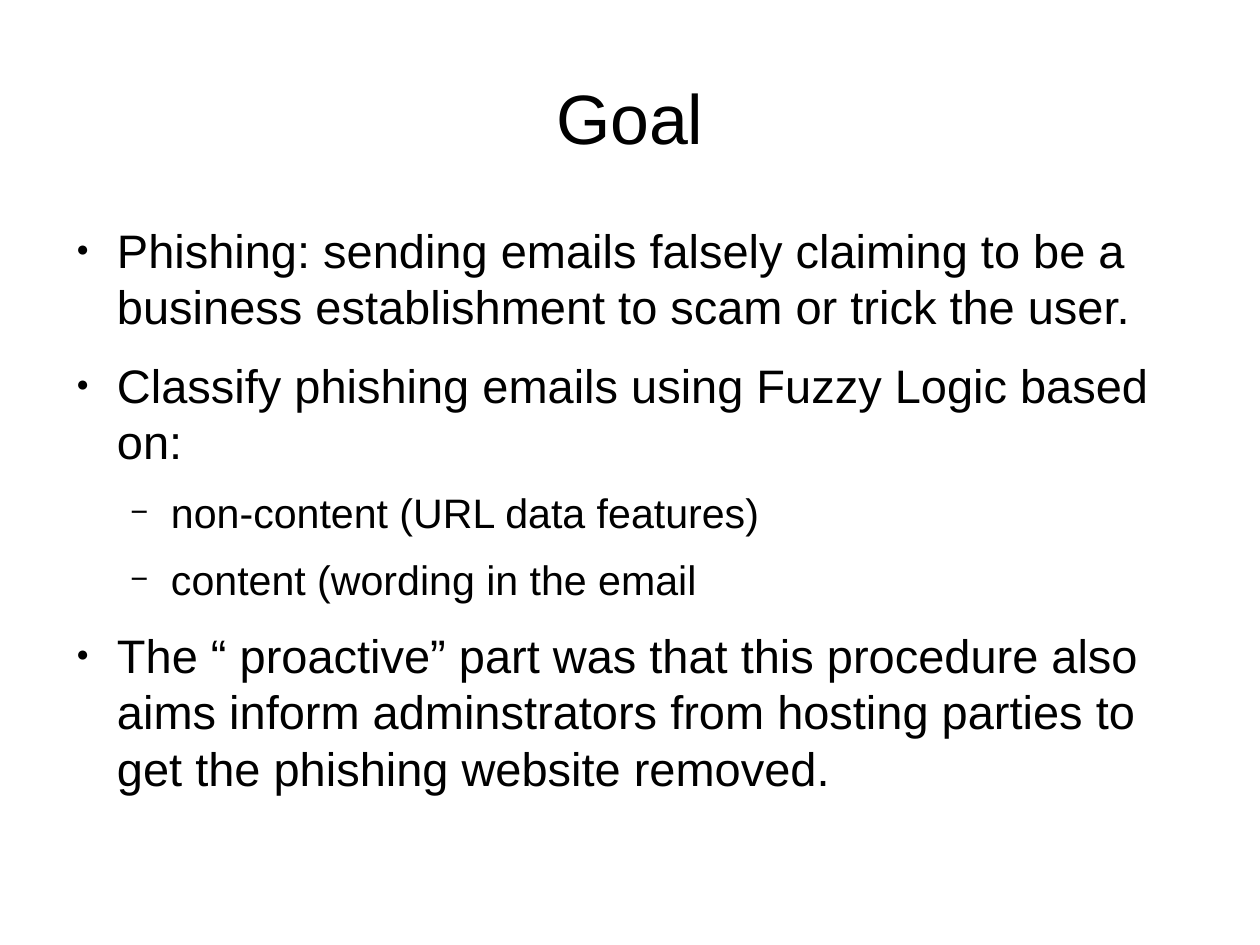
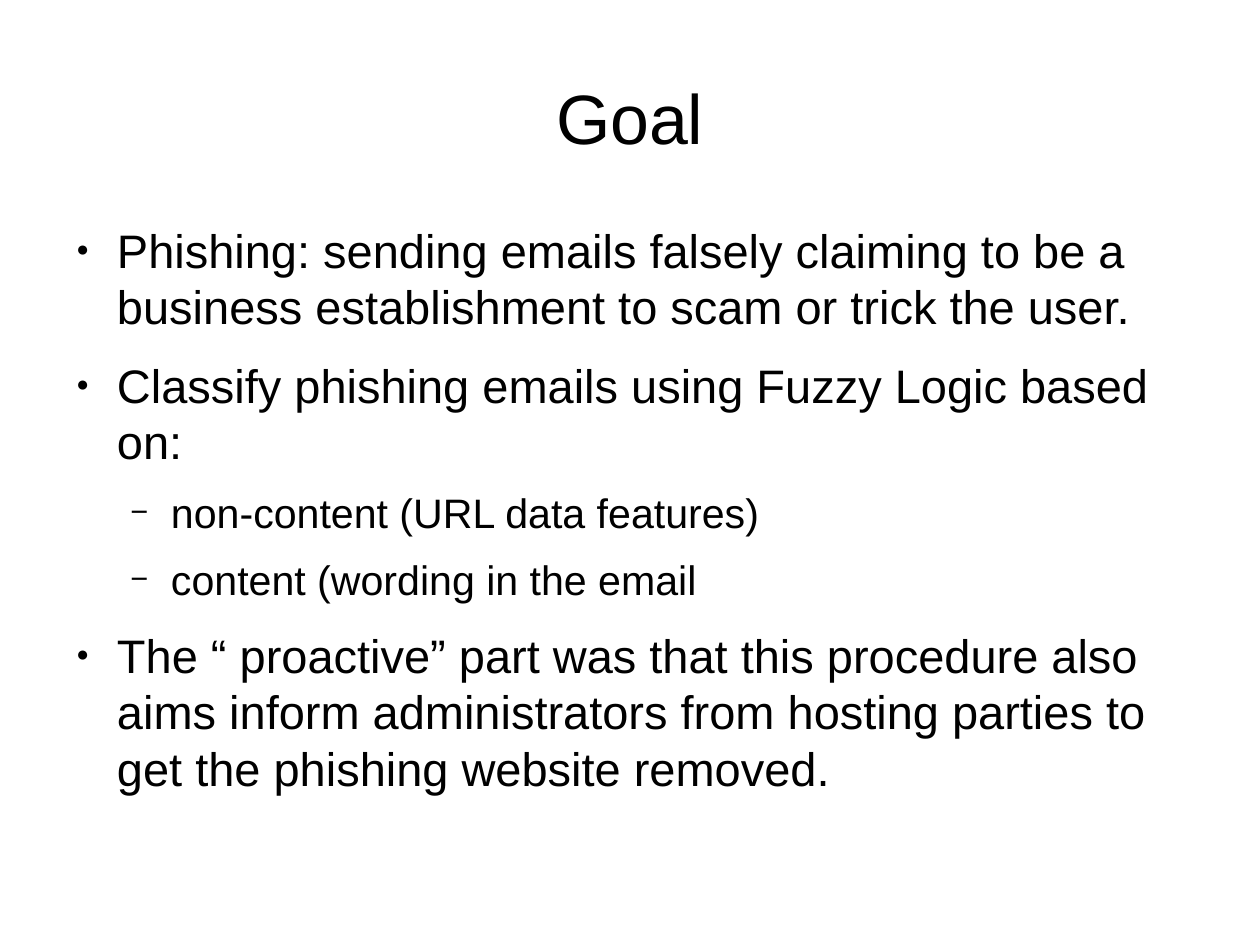
Before and after one commit to Sharif-ux/Fuzzy-Logic-Email-Classification, a slide deck: slide 2 of report/Pres-proactive-anti-fishing-with-fuzzylogic.odp. Drawn at 1260x945 pixels with LibreOffice and Linux fonts; fonts in the diff are those of the drawing. Boxes give left, top, right and bottom in pixels: in the first picture for what was removed or moved away, otherwise in the second. Text is boxed around its words. In the diff, an @@ line names an element or a change of style, - is before the commit and + after.

```diff
--- a/report/Pres-proactive-anti-fishing-with-fuzzylogic.odp
+++ b/report/Pres-proactive-anti-fishing-with-fuzzylogic.odp
@@ text at (117, 639, 1145, 795): text changed @@
-● The “ proactive” part was that this procedure also aims inform adminstrators from hosting parties to get the phishing website removed.
+● The “ proactive” part was that this procedure also aims inform administrators from hosting parties to get the phishing website removed.
```
Also in this commit, not shown: 13 other files.
